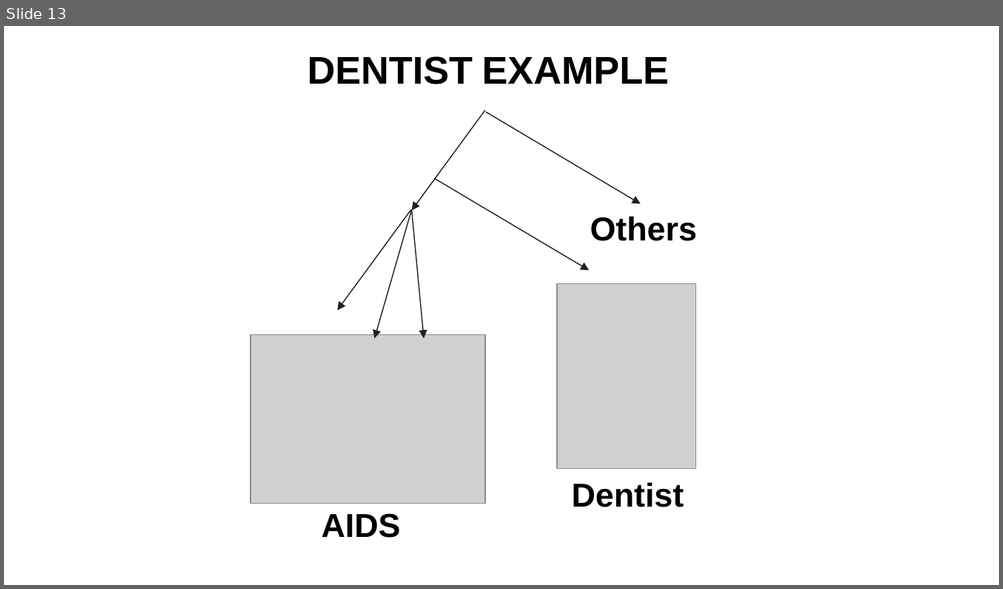
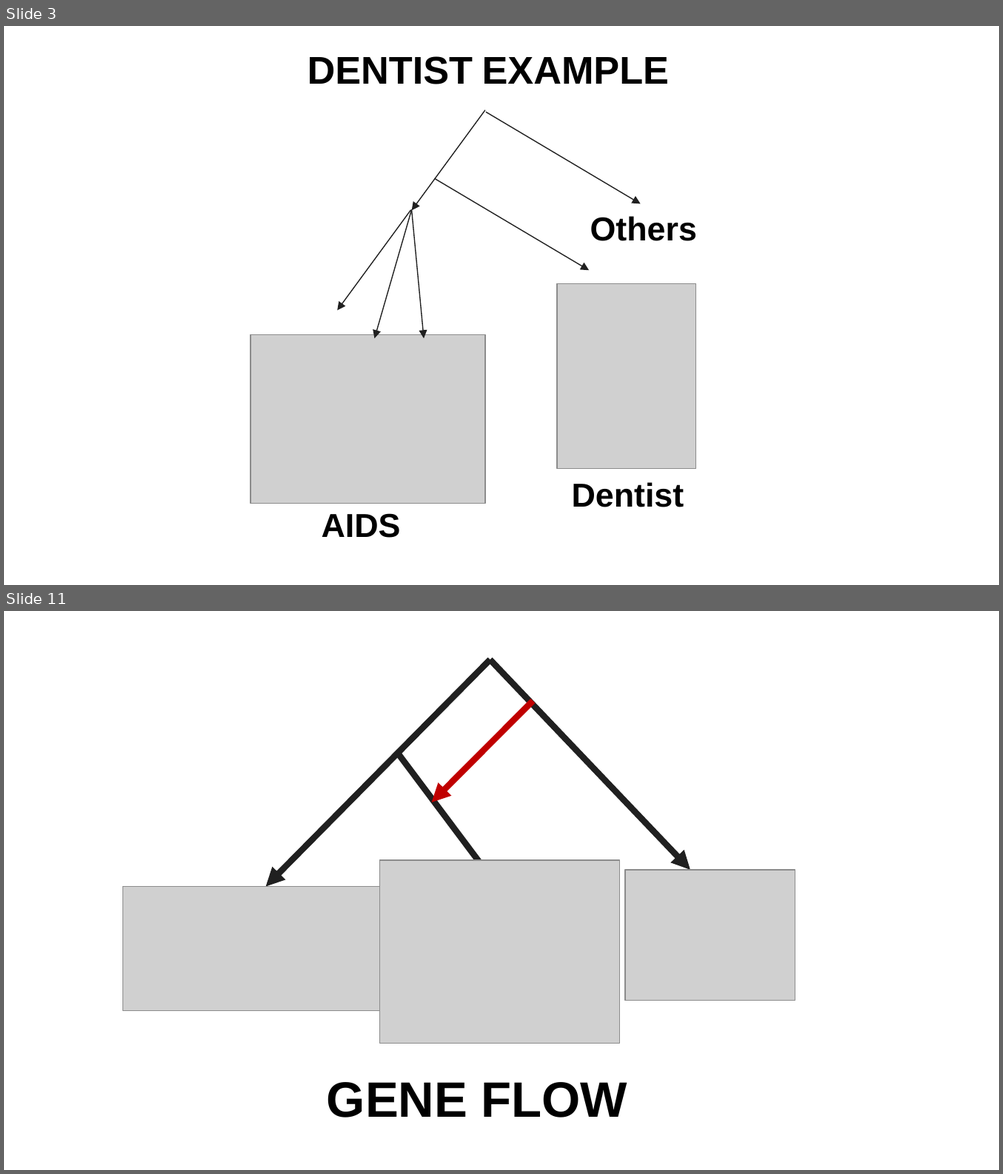
Before and after one commit to iharnoor/PhylogeneticNetworks, a slide deck: Notes/Research.PPTX. Shown one above the other, each under a label of ours: slide 13 before the commit, slides 3 and 11 after it; the slides between them are not shown. The pictures are 1003x589 and 1003x1174 pixels, drawn with LibreOffice and Linux fonts; fonts in the diff are those of the drawing; grey boxes stand for pictures. Boxes give left, top, right and bottom in pixels: in the first picture for what was removed or moved away, otherwise in the second. Text is boxed around its words. In the diff, an @@ line names an element or a change of style, - is before the commit and + after.

```diff
--- a/Notes/Research.PPTX
+++ b/Notes/Research.PPTX
@@ slide 11 added at (4,611,999,1170), background #FFFFFF @@
@@ arrow added from (490, 660) to (265, 886), #202020 4.5 pt @@
@@ arrow added from (490, 660) to (690, 869), #202020 4.5 pt @@
@@ arrow added from (533, 701) to (432, 803), #C00000 4.5 pt @@
@@ arrow added from (398, 753) to (498, 886), #202020 4.5 pt @@
@@ picture added at (379,860,619,1044) @@
@@ picture added at (625,869,794,1001) @@
@@ picture added at (123,886,386,1011) @@
@@ text added at (327,1082,628,1118), 36 pt, text #000000, bold @@
+GENE FLOW
@@ what was slide 13 is now slide 3 @@
```
Also in this commit, not shown: 3 slides changed, 14 other slides added, 14 slides removed.
